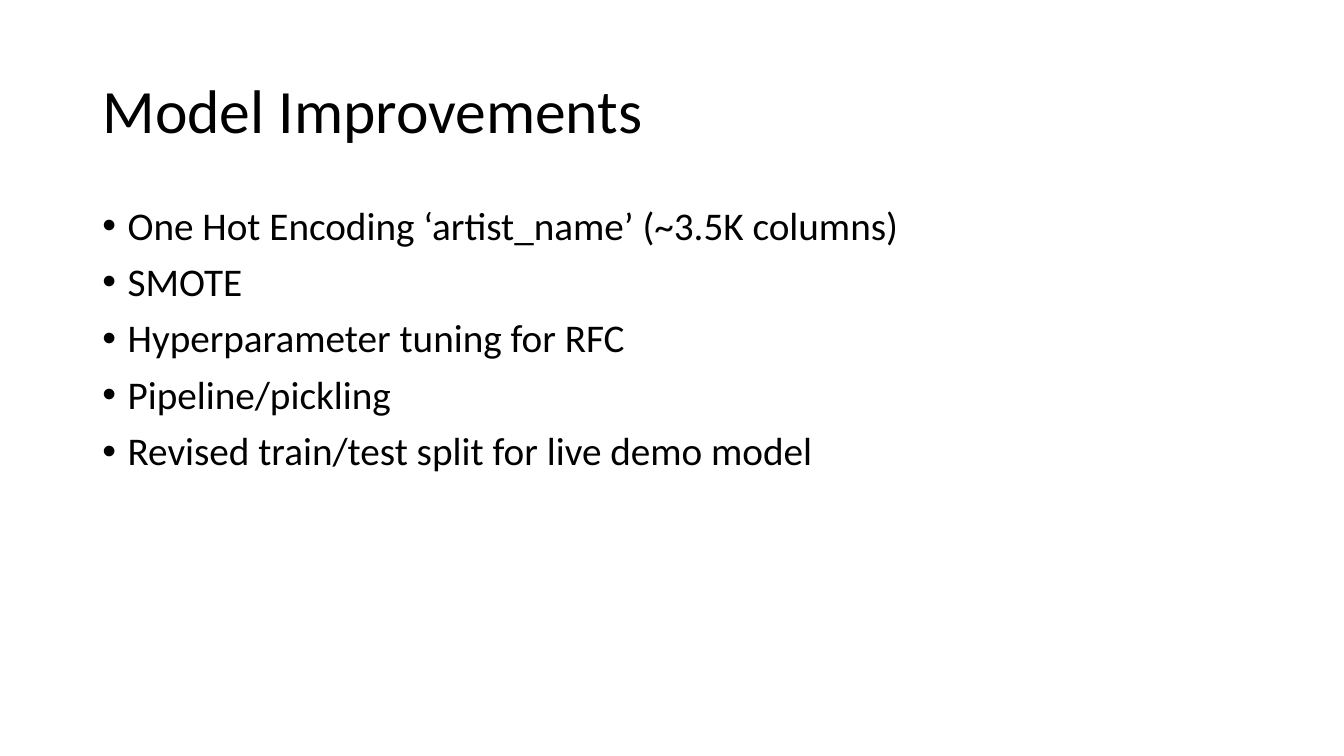
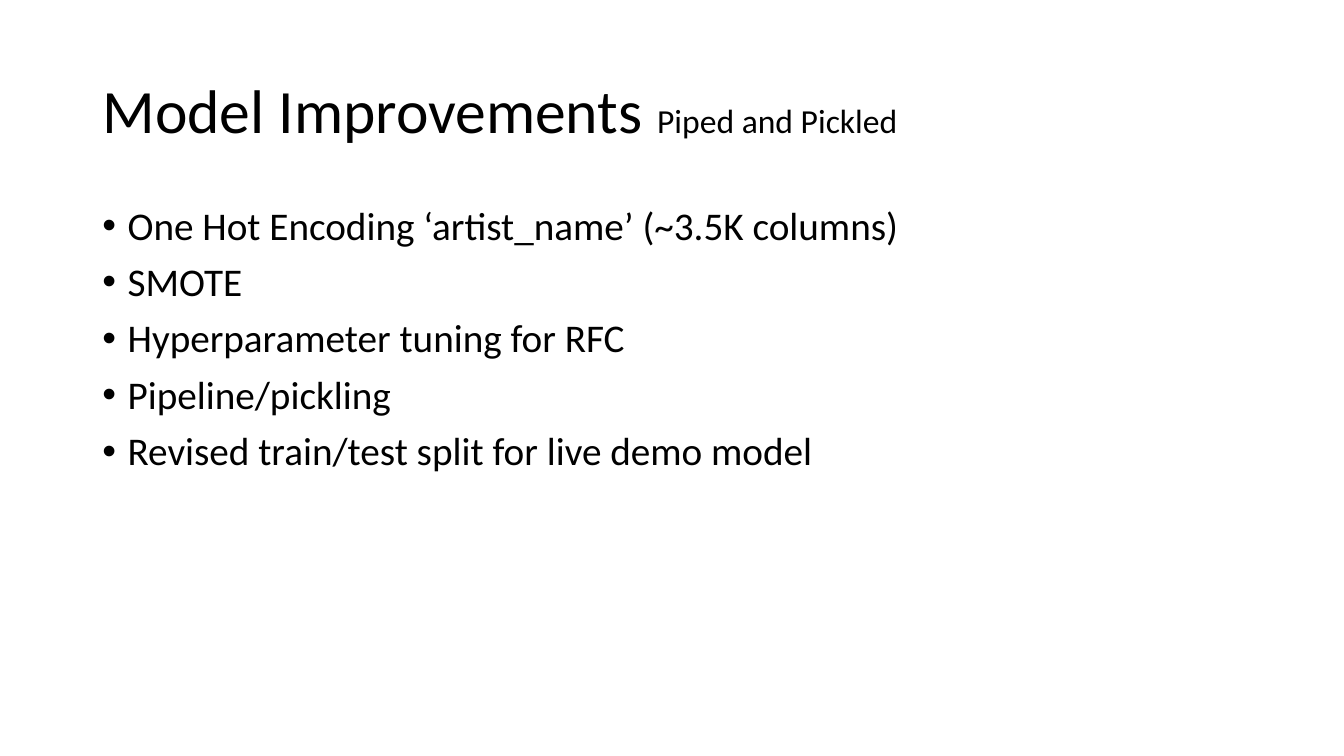
Before and after one commit to hmdev649/dsc-mod-3-project-seattle-ds-012720, a slide deck: slide 8 of reports/song-classifier.pptx (slide 7 before the commit). Drawn at 1344x756 pixels with LibreOffice and Linux fonts; fonts in the diff are those of the drawing. Boxes give left, top, right and bottom in pixels: in the first picture for what was removed or moved away, otherwise in the second. Text is boxed around its words. In the diff, an @@ line names an element or a change of style, - is before the commit and + after.

```diff
--- a/reports/song-classifier.pptx
+++ b/reports/song-classifier.pptx
@@ title at (102, 90, 898, 143): text changed @@
-Model Improvements
+Model Improvements Piped and Pickled
```
Also in this commit, not shown: 3 other slides changed, 1 slide added, 5 other files.
